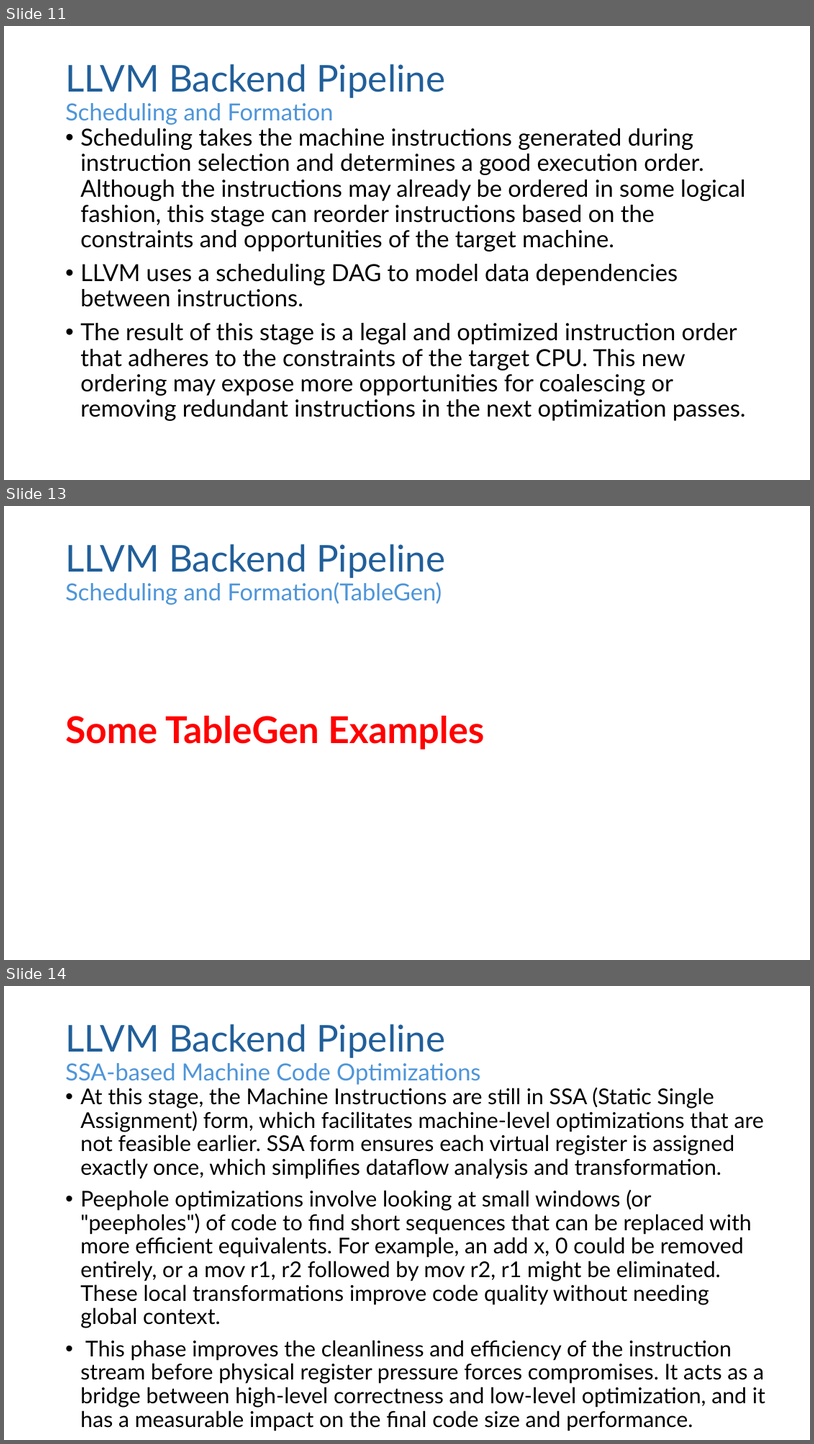
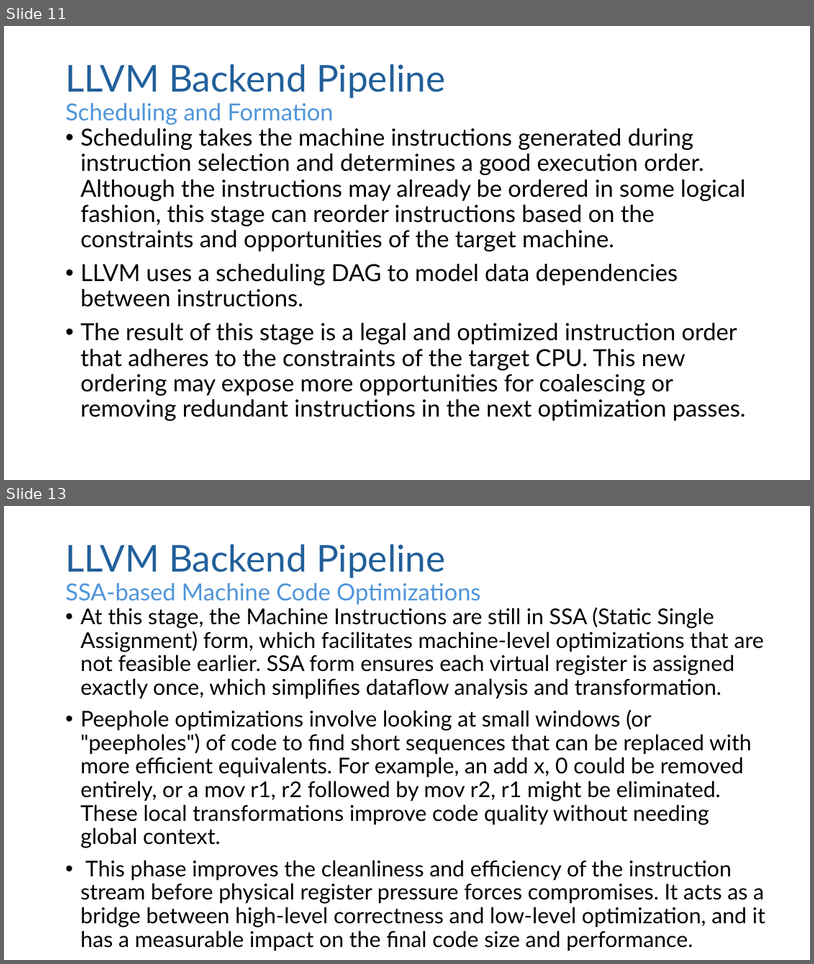
Before and after one commit to Mohamed-Ashraf0/LLVM, a slide deck: week3/slides/Week3-LLVM -Backend.pptx. Shown one above the other, each under a label of ours: slides 11, 13 and 14 before the commit, slides 11 and 13 after it; the slides between them are not shown. The pictures are 814x1444 and 814x964 pixels, drawn with LibreOffice and Linux fonts; fonts in the diff are those of the drawing. Boxes give left, top, right and bottom in pixels: in the first picture for what was removed or moved away, otherwise in the second. Text is boxed around its words. In the diff, an @@ line names an element or a change of style, - is before the commit and + after.

```diff
--- a/week3/slides/Week3-LLVM -Backend.pptx
+++ b/week3/slides/Week3-LLVM -Backend.pptx
@@ slide 13 removed at bbox=[4, 506, 810, 960], background #FFFFFF @@
@@ title removed at bbox=[65, 544, 445, 605] @@
-LLVM Backend Pipeline
-Scheduling and Formation(TableGen)
@@ text removed at bbox=[65, 716, 484, 749] @@
-Some TableGen Examples
@@ what was slide 14 is now slide 13 @@
```
Also in this commit, not shown: 6 slides changed, 1 slide added, 1 other slide removed.
